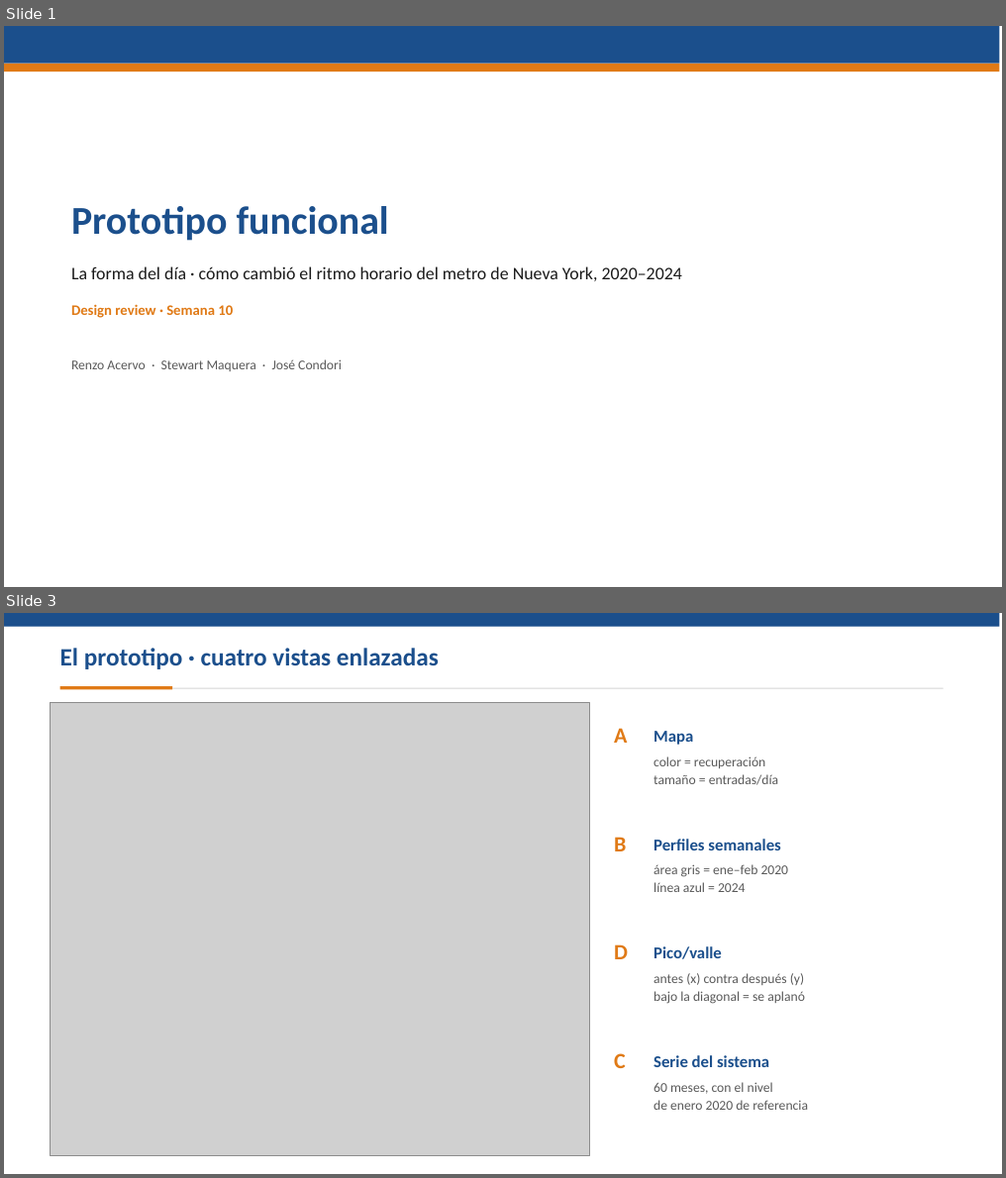
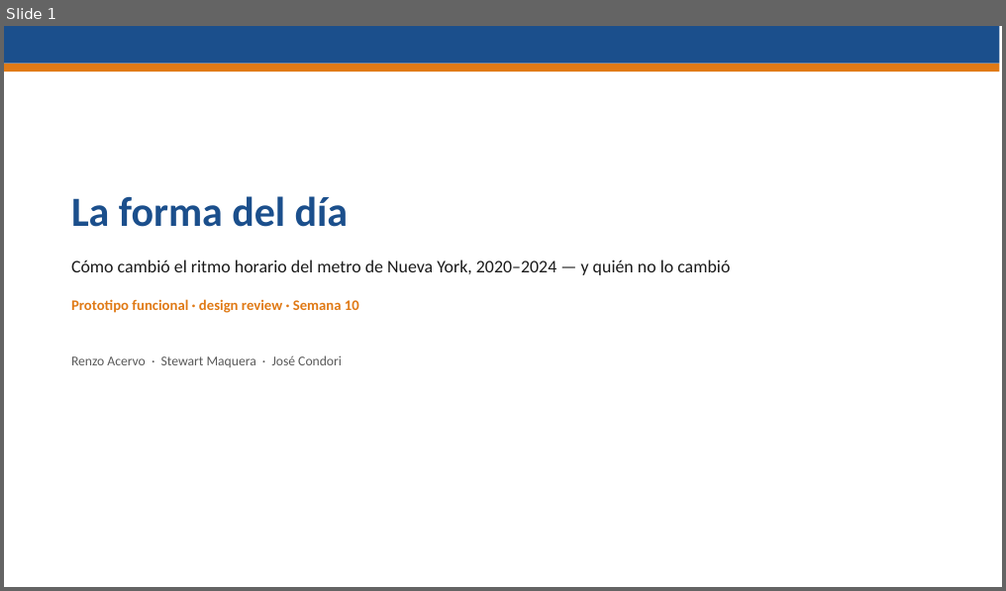
Before and after one commit to stewartmb/data-visualization-2026-2, a slide deck: deliveries/week10/PresentationWeek10.pptx. Shown one above the other, each under a label of ours: slides 1 and 3 before the commit, slide 1 after it; the slides between them are not shown. The pictures are 1006x1178 and 1006x591 pixels, drawn with LibreOffice and Linux fonts; fonts in the diff are those of the drawing; grey boxes stand for pictures. Boxes give left, top, right and bottom in pixels: in the first picture for what was removed or moved away, otherwise in the second. Text is boxed around its words. In the diff, an @@ line names an element or a change of style, - is before the commit and + after.

Commit message:
Rebuild the week 10 delivery on the narrative application
El prototipo pasa de cuatro paneles a siete capitulos guiados mas un
explorador enlazado, con tipologia de estaciones, capa de confiabilidad,
hallazgos generados desde el modelo y geografia real. Reporte, README,
presentacion, guion y capturas rehechos; preguntas de feedback nuevas.

```diff
--- a/deliveries/week10/PresentationWeek10.pptx
+++ b/deliveries/week10/PresentationWeek10.pptx
@@ slide 3 removed at (4,613,1002,1174), background #FFFFFF @@
@@ rectangle removed at (4,613,1000,627) @@
@@ text removed at (60,648,439,669) @@
-El prototipo · cuatro vistas enlazadas
@@ rectangle removed at (60,686,172,689) @@
@@ rectangle removed at (172,688,944,688) @@
@@ picture removed at (51,703,589,1157) @@
@@ text removed at (614,728,627,743) @@
-A
@@ text removed at (653,731,693,745) @@
-Mapa
@@ text removed at (653,757,778,785) @@
-color = recuperación
-tamaño = entradas/día
@@ text removed at (614,837,626,852) @@
-B
@@ text removed at (653,839,780,851) @@
-Perfiles semanales
@@ text removed at (653,864,789,892) @@
-área gris = ene–feb 2020
-línea azul = 2024
@@ text removed at (614,945,628,959) @@
-D
@@ text removed at (653,947,722,959) @@
-Pico/valle
@@ text removed at (653,973,805,1004) @@
-antes (x) contra después (y)
-bajo la diagonal = se aplanó
@@ text removed at (614,1054,626,1068) @@
-C
@@ text removed at (653,1056,769,1067) @@
-Serie del sistema
@@ text removed at (653,1082,808,1110) @@
-60 meses, con el nivel
-de enero 2020 de referencia
@@ slide 1 changed as well @@
@@ text at (71,196,349,227): text changed; size 38 to 40 pt @@
-Prototipo funcional
+La forma del día
@@ text at (71,260,730,275): text changed @@
-La forma del día · cómo cambió el ritmo horario del metro de Nueva York, 2020–2024
+Cómo cambió el ritmo horario del metro de Nueva York, 2020–2024 — y quién no lo cambió
@@ text at (71,299,359,313): text changed @@
-Design review · Semana 10
+Prototipo funcional · design review · Semana 10
@@ text "Renzo Acervo · Stewart Maquera ...": place and size @@
-text "Renzo Acervo · Stewart Maquera ..." at (71,360,342,372)
+text "Renzo Acervo · Stewart Maquera ..." at (71,356,342,368)
```
Also in this commit, not shown: 1 other slide changed, 6 slides added, 5 other slides removed, 42 other files.
